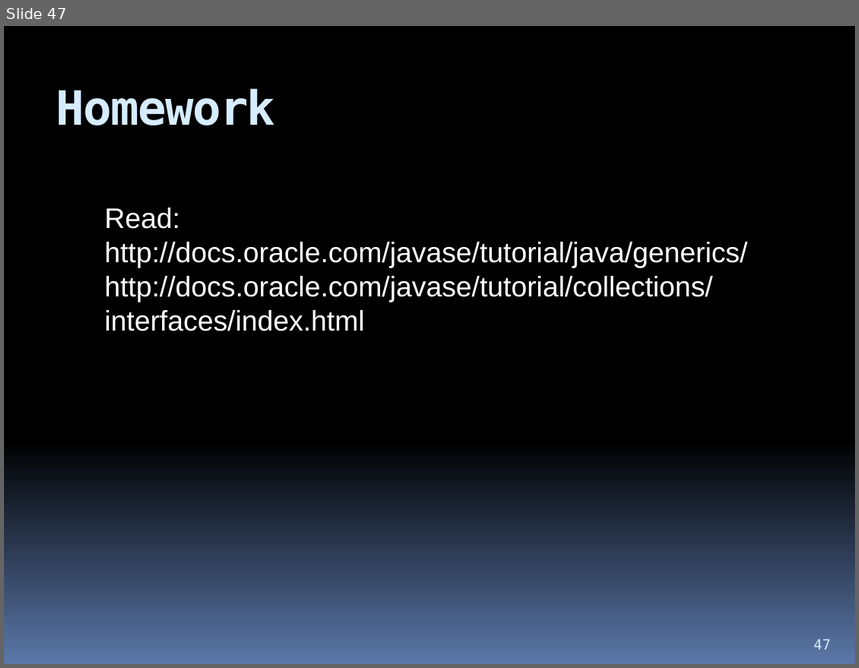
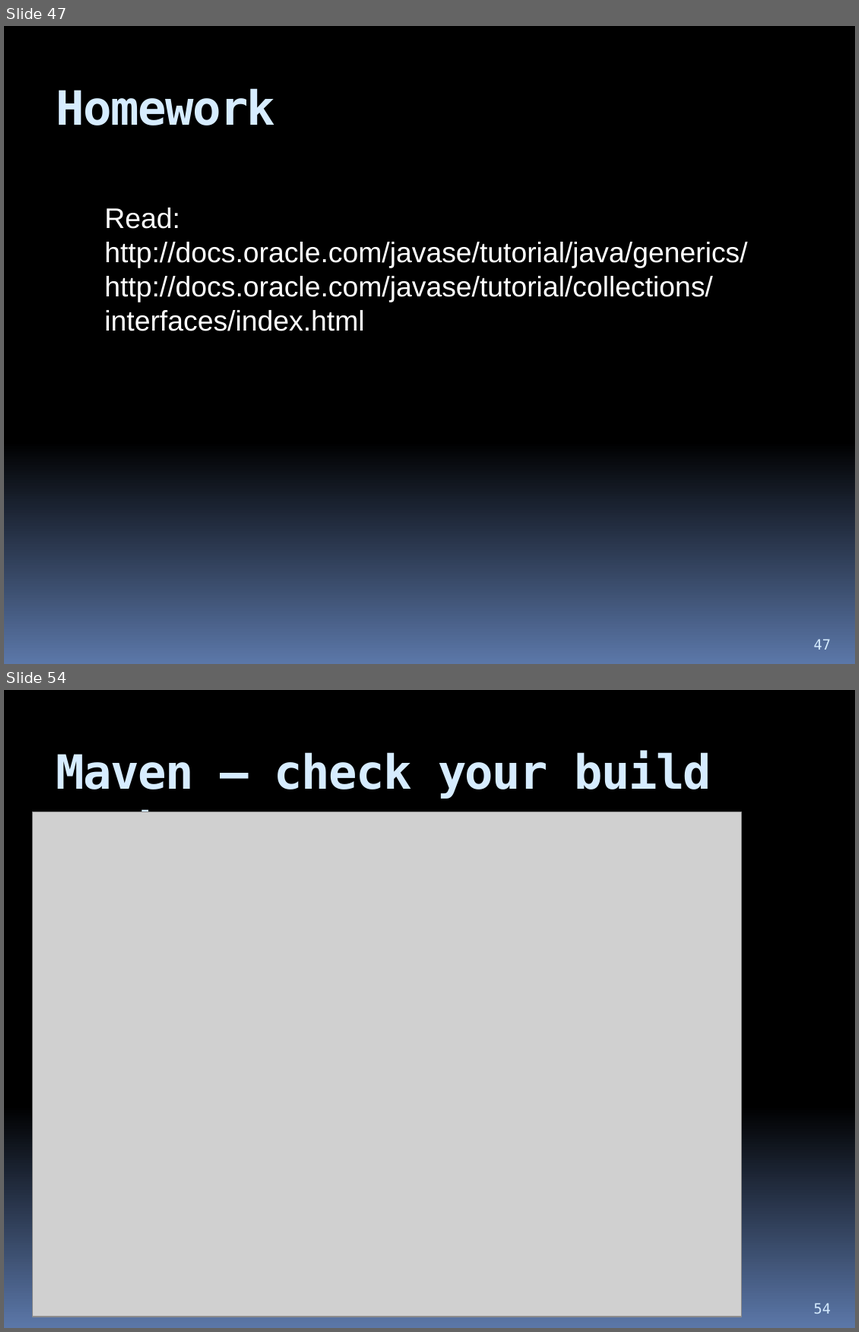
Before and after one commit to hchan/comp2613, a slide deck: coursePresentation.pptx. Shown one above the other, each under a label of ours: slide 47 before the commit, slides 47 and 54 after it; the slides between them are not shown. The pictures are 859x668 and 859x1332 pixels, drawn with LibreOffice and Linux fonts; fonts in the diff are those of the drawing; grey boxes stand for pictures. Boxes give left, top, right and bottom in pixels: in the first picture for what was removed or moved away, otherwise in the second. Text is boxed around its words. In the diff, an @@ line names an element or a change of style, - is before the commit and + after.

```diff
--- a/coursePresentation.pptx
+++ b/coursePresentation.pptx
@@ slide 54 added at [4, 690, 855, 1328], background gradient #000000 to #5B77A8 @@
@@ title added at [56, 751, 712, 812], 40 pt, text #D6ECFF, bold @@
+Maven – check your build path
@@ picture added at [32, 812, 741, 1316] @@
@@ page number added at [814, 1303, 831, 1314], 12 pt, text #D6ECFF @@
+54
```
Also in this commit, not shown: 7 other slides added, 1 other file.
